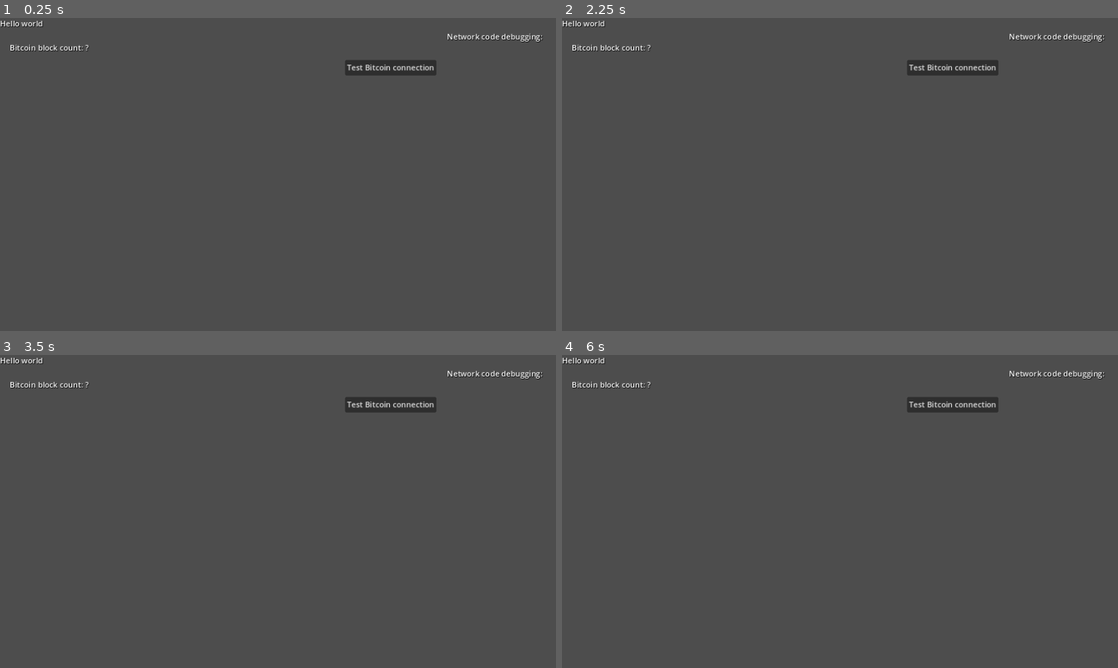
Above: before the commit, frames 1-4 (two rows, left to right).
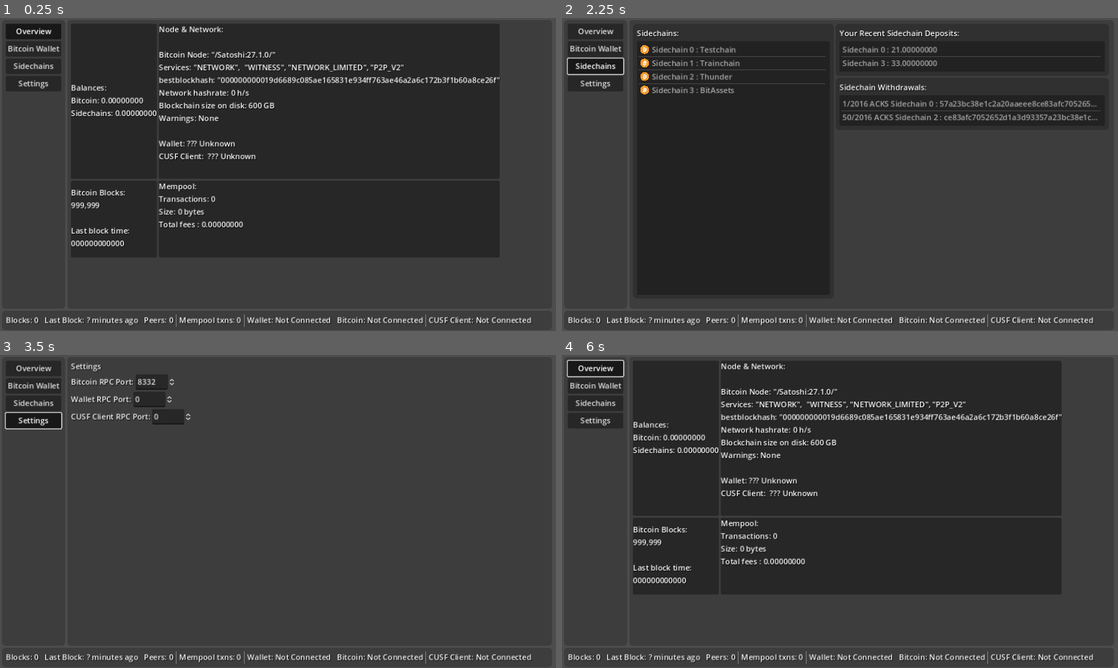
Above: after the commit, the same moments.

Repository: LayerTwo-Labs/BitWindow
Game: Godot game, scene res://scene/main_window.tscn
Same seed, same stepped clock (60 frames per second), same inputs: the game is played once before the commit and once after it.
Inputs (mouse positions are in pixels of both pictures, inside the frame that each line leads up to):
- Up to frame 1 (0.25 s): no input
- Up to frame 2 (2.25 s): click (595, 30) at 0.5 s, where only the run after the commit has a clickable "Overview"; click (595, 49) at 1.25 s, where only the run after the commit has a clickable "Bitcoin Wallet"; click (595, 64) at 2 s, where only the run after the commit has a clickable "Sidechains"
- Up to frame 3 (3.5 s): click (33, 420) at 2.75 s, where only the run after the commit has a clickable "Settings"
- Up to frame 4 (6 s): click (595, 367) at 3.5 s, where only the run after the commit has a clickable "Overview"; click (595, 386) at 4.25 s, where only the run after the commit has a clickable "Bitcoin Wallet"; click (595, 401) at 5 s, where only the run after the commit has a clickable "Sidechains"; click (595, 367) at 5.75 s, where only the run after the commit has a clickable "Overview"

The runs differ from the first frame. In frame 1, 58% of the frame differs, in the area x 0-98%, y 0-99%; in frame 2, 49%; in frame 3, 4.8%; in frame 4, 58%.

Commit message:
Basic main window tabs, overview layout, sc page layout

Diff:
--- a/BitWindow/scene/main_window.tscn
+++ b/BitWindow/scene/main_window.tscn
@@ -1,7 +1,11 @@
-[gd_scene load_steps=3 format=3 uid="uid://ddrak8ln5u67w"]
+[gd_scene load_steps=6 format=3 uid="uid://ddrak8ln5u67w"]
 
 [ext_resource type="Script" path="res://script/main_window.gd" id="1_fxi36"]
 [ext_resource type="PackedScene" uid="uid://ce2mbwdltb3tc" path="res://scene/server.tscn" id="2_335kp"]
+[ext_resource type="StyleBox" uid="uid://do3pgd68vga3c" path="res://theme/background_flat_style_box.tres" id="3_it7rq"]
+[ext_resource type="Texture2D" uid="uid://dddtuaqltlbg7" path="res://image/bitcoin.png" id="4_s21x0"]
+
+[sub_resource type="ButtonGroup" id="ButtonGroup_ifbhb"]
 
 [node name="MainWindow" type="Control"]
 layout_mode = 3
@@ -14,23 +18,331 @@
 
 [node name="Server" parent="." instance=ExtResource("2_335kp")]
 layout_mode = 1
-offset_left = 679.0
-offset_top = 4.0
-offset_right = 679.0
-offset_bottom = 4.0
-
-[node name="Label" type="Label" parent="."]
-layout_mode = 0
-offset_right = 89.0
+offset_left = 1171.0
+offset_top = 5.0
+offset_right = 1171.0
+offset_bottom = 5.0
+
+[node name="MarginContainer" type="MarginContainer" parent="."]
+layout_mode = 0
+offset_right = 1148.0
+offset_bottom = 651.0
+theme_override_constants/margin_left = 4
+theme_override_constants/margin_top = 4
+theme_override_constants/margin_right = 4
+theme_override_constants/margin_bottom = 4
+
+[node name="VBoxContainer" type="VBoxContainer" parent="MarginContainer"]
+layout_mode = 2
+
+[node name="HBoxContainerPageAndPageButtons" type="HBoxContainer" parent="MarginContainer/VBoxContainer"]
+layout_mode = 2
+
+[node name="PanelContainerPageButtons" type="PanelContainer" parent="MarginContainer/VBoxContainer/HBoxContainerPageAndPageButtons"]
+layout_mode = 2
+theme_override_styles/panel = ExtResource("3_it7rq")
+
+[node name="VBoxContainer" type="VBoxContainer" parent="MarginContainer/VBoxContainer/HBoxContainerPageAndPageButtons/PanelContainerPageButtons"]
+layout_mode = 2
+
+[node name="ButtonOverview" type="Button" parent="MarginContainer/VBoxContainer/HBoxContainerPageAndPageButtons/PanelContainerPageButtons/VBoxContainer"]
+layout_mode = 2
+toggle_mode = true
+button_pressed = true
+button_group = SubResource("ButtonGroup_ifbhb")
+text = "Overview"
+
+[node name="ButtonWallet" type="Button" parent="MarginContainer/VBoxContainer/HBoxContainerPageAndPageButtons/PanelContainerPageButtons/VBoxContainer"]
+layout_mode = 2
+toggle_mode = true
+button_group = SubResource("ButtonGroup_ifbhb")
+text = "Bitcoin Wallet"
+
+[node name="ButtonSidechains" type="Button" parent="MarginContainer/VBoxContainer/HBoxContainerPageAndPageButtons/PanelContainerPageButtons/VBoxContainer"]
+layout_mode = 2
+toggle_mode = true
+button_group = SubResource("ButtonGroup_ifbhb")
+text = "Sidechains"
+
+[node name="ButtonSettings" type="Button" parent="MarginContainer/VBoxContainer/HBoxContainerPageAndPageButtons/PanelContainerPageButtons/VBoxContainer"]
+layout_mode = 2
+toggle_mode = true
+button_group = SubResource("ButtonGroup_ifbhb")
+text = "Settings"
+
+[node name="PanelContainerPages" type="PanelContainer" parent="MarginContainer/VBoxContainer/HBoxContainerPageAndPageButtons"]
+clip_contents = true
+custom_minimum_size = Vector2(900, 598)
+layout_mode = 2
+size_flags_horizontal = 3
+theme_override_styles/panel = ExtResource("3_it7rq")
+
+[node name="OverviewPage" type="Control" parent="MarginContainer/VBoxContainer/HBoxContainerPageAndPageButtons/PanelContainerPages"]
+layout_mode = 2
+
+[node name="GridContainer" type="GridContainer" parent="MarginContainer/VBoxContainer/HBoxContainerPageAndPageButtons/PanelContainerPages/OverviewPage"]
+layout_mode = 0
+offset_right = 40.0
+offset_bottom = 40.0
+columns = 2
+
+[node name="PanelContainerBalances" type="PanelContainer" parent="MarginContainer/VBoxContainer/HBoxContainerPageAndPageButtons/PanelContainerPages/OverviewPage/GridContainer"]
+layout_mode = 2
+
+[node name="LabelBalances" type="Label" parent="MarginContainer/VBoxContainer/HBoxContainerPageAndPageButtons/PanelContainerPages/OverviewPage/GridContainer/PanelContainerBalances"]
+layout_mode = 2
+text = "Balances:
+Bitcoin: 0.00000000
+Sidechains: 0.00000000"
+
+[node name="PanelContainerNetworkStats" type="PanelContainer" parent="MarginContainer/VBoxContainer/HBoxContainerPageAndPageButtons/PanelContainerPages/OverviewPage/GridContainer"]
+layout_mode = 2
+
+[node name="LabelNodeInfo" type="Label" parent="MarginContainer/VBoxContainer/HBoxContainerPageAndPageButtons/PanelContainerPages/OverviewPage/GridContainer/PanelContainerNetworkStats"]
+layout_mode = 2
+text = "Node & Network:
+
+Bitcoin Node: \"/Satoshi:27.1.0/\"
+Services: \"NETWORK\",  \"WITNESS\", \"NETWORK_LIMITED\", \"P2P_V2\"
+bestblockhash: \"000000000019d6689c085ae165831e934ff763ae46a2a6c172b3f1b60a8ce26f\"
+Network hashrate: 0 h/s
+Blockchain size on disk: 600 GB
+Warnings: None
+
+Wallet: ??? Unknown
+CUSF Client:  ??? Unknown
+
+"
+
+[node name="PanelContainerBlocks" type="PanelContainer" parent="MarginContainer/VBoxContainer/HBoxContainerPageAndPageButtons/PanelContainerPages/OverviewPage/GridContainer"]
+layout_mode = 2
+
+[node name="LabelBlocks" type="Label" parent="MarginContainer/VBoxContainer/HBoxContainerPageAndPageButtons/PanelContainerPages/OverviewPage/GridContainer/PanelContainerBlocks"]
+layout_mode = 2
+text = "Bitcoin Blocks:
+999,999
+
+Last block time:
+000000000000"
+
+[node name="PanelContainerMempool" type="PanelContainer" parent="MarginContainer/VBoxContainer/HBoxContainerPageAndPageButtons/PanelContainerPages/OverviewPage/GridContainer"]
+layout_mode = 2
+
+[node name="LabelMempool" type="Label" parent="MarginContainer/VBoxContainer/HBoxContainerPageAndPageButtons/PanelContainerPages/OverviewPage/GridContainer/PanelContainerMempool"]
+layout_mode = 2
+text = "Mempool:
+Transactions: 0
+Size: 0 bytes
+Total fees : 0.00000000
+
+
+"
+
+[node name="WalletPage" type="Control" parent="MarginContainer/VBoxContainer/HBoxContainerPageAndPageButtons/PanelContainerPages"]
+visible = false
+layout_mode = 2
+
+[node name="Label" type="Label" parent="MarginContainer/VBoxContainer/HBoxContainerPageAndPageButtons/PanelContainerPages/WalletPage"]
+layout_mode = 0
+offset_right = 40.0
 offset_bottom = 23.0
-text = "Hello world"
-
-[node name="LabelDebugBlockCount" type="Label" parent="."]
-layout_mode = 0
-offset_left = 20.0
-offset_top = 50.0
-offset_right = 60.0
-offset_bottom = 73.0
-text = "Bitcoin block count: ?"
+text = "Wallet
+
+No wallet connected..."
+
+[node name="SidechainPage" type="Control" parent="MarginContainer/VBoxContainer/HBoxContainerPageAndPageButtons/PanelContainerPages"]
+visible = false
+layout_mode = 2
+
+[node name="GridContainer" type="GridContainer" parent="MarginContainer/VBoxContainer/HBoxContainerPageAndPageButtons/PanelContainerPages/SidechainPage"]
+layout_mode = 0
+offset_right = 40.0
+offset_bottom = 40.0
+columns = 2
+
+[node name="EmptyGridItem" type="Control" parent="MarginContainer/VBoxContainer/HBoxContainerPageAndPageButtons/PanelContainerPages/SidechainPage/GridContainer"]
+layout_mode = 2
+
+[node name="HBoxContainer" type="HBoxContainer" parent="MarginContainer/VBoxContainer/HBoxContainerPageAndPageButtons/PanelContainerPages/SidechainPage"]
+layout_mode = 0
+offset_right = 40.0
+offset_bottom = 40.0
+
+[node name="VBoxContainer" type="VBoxContainer" parent="MarginContainer/VBoxContainer/HBoxContainerPageAndPageButtons/PanelContainerPages/SidechainPage/HBoxContainer"]
+layout_mode = 2
+
+[node name="PanelContainerSidechains" type="PanelContainer" parent="MarginContainer/VBoxContainer/HBoxContainerPageAndPageButtons/PanelContainerPages/SidechainPage/HBoxContainer/VBoxContainer"]
+layout_mode = 2
+theme_override_styles/panel = ExtResource("3_it7rq")
+
+[node name="VBoxContainer" type="VBoxContainer" parent="MarginContainer/VBoxContainer/HBoxContainerPageAndPageButtons/PanelContainerPages/SidechainPage/HBoxContainer/VBoxContainer/PanelContainerSidechains"]
+layout_mode = 2
+
+[node name="Label" type="Label" parent="MarginContainer/VBoxContainer/HBoxContainerPageAndPageButtons/PanelContainerPages/SidechainPage/HBoxContainer/VBoxContainer/PanelContainerSidechains/VBoxContainer"]
+layout_mode = 2
+text = "Sidechains:"
+
+[node name="ItemListSidechains" type="ItemList" parent="MarginContainer/VBoxContainer/HBoxContainerPageAndPageButtons/PanelContainerPages/SidechainPage/HBoxContainer/VBoxContainer/PanelContainerSidechains/VBoxContainer"]
+custom_minimum_size = Vector2(400, 525)
+layout_mode = 2
+auto_height = true
+item_count = 4
+icon_scale = 0.02
+item_0/text = "Sidechain 0 : Testchain"
+item_0/icon = ExtResource("4_s21x0")
+item_1/text = "Sidechain 1 : Trainchain"
+item_1/icon = ExtResource("4_s21x0")
+item_2/text = "Sidechain 2 : Thunder"
+item_2/icon = ExtResource("4_s21x0")
+item_3/text = "Sidechain 3 : BitAssets"
+item_3/icon = ExtResource("4_s21x0")
+
+[node name="VBoxContainer2" type="VBoxContainer" parent="MarginContainer/VBoxContainer/HBoxContainerPageAndPageButtons/PanelContainerPages/SidechainPage/HBoxContainer"]
+layout_mode = 2
+
+[node name="PanelContainerDeposit" type="PanelContainer" parent="MarginContainer/VBoxContainer/HBoxContainerPageAndPageButtons/PanelContainerPages/SidechainPage/HBoxContainer/VBoxContainer2"]
+layout_mode = 2
+theme_override_styles/panel = ExtResource("3_it7rq")
+
+[node name="VBoxContainer" type="VBoxContainer" parent="MarginContainer/VBoxContainer/HBoxContainerPageAndPageButtons/PanelContainerPages/SidechainPage/HBoxContainer/VBoxContainer2/PanelContainerDeposit"]
+layout_mode = 2
+
+[node name="Label" type="Label" parent="MarginContainer/VBoxContainer/HBoxContainerPageAndPageButtons/PanelContainerPages/SidechainPage/HBoxContainer/VBoxContainer2/PanelContainerDeposit/VBoxContainer"]
+custom_minimum_size = Vector2(550, 0)
+layout_mode = 2
+text = "Your Recent Sidechain Deposits:"
+
+[node name="ItemList" type="ItemList" parent="MarginContainer/VBoxContainer/HBoxContainerPageAndPageButtons/PanelContainerPages/SidechainPage/HBoxContainer/VBoxContainer2/PanelContainerDeposit/VBoxContainer"]
+layout_mode = 2
+auto_height = true
+item_count = 2
+item_0/text = "Sidechain 0 : 21.00000000"
+item_1/text = "Sidechain 3 : 33.00000000"
+
+[node name="PanelContainerWithdrawals" type="PanelContainer" parent="MarginContainer/VBoxContainer/HBoxContainerPageAndPageButtons/PanelContainerPages/SidechainPage/HBoxContainer/VBoxContainer2"]
+layout_mode = 2
+theme_override_styles/panel = ExtResource("3_it7rq")
+
+[node name="VBoxContainer" type="VBoxContainer" parent="MarginContainer/VBoxContainer/HBoxContainerPageAndPageButtons/PanelContainerPages/SidechainPage/HBoxContainer/VBoxContainer2/PanelContainerWithdrawals"]
+layout_mode = 2
+
+[node name="Label" type="Label" parent="MarginContainer/VBoxContainer/HBoxContainerPageAndPageButtons/PanelContainerPages/SidechainPage/HBoxContainer/VBoxContainer2/PanelContainerWithdrawals/VBoxContainer"]
+layout_mode = 2
+text = "Sidechain Withdrawals:"
+
+[node name="ItemList" type="ItemList" parent="MarginContainer/VBoxContainer/HBoxContainerPageAndPageButtons/PanelContainerPages/SidechainPage/HBoxContainer/VBoxContainer2/PanelContainerWithdrawals/VBoxContainer"]
+layout_mode = 2
+auto_height = true
+item_count = 2
+item_0/text = "1/2016 ACKS Sidechain 0 : 57a23bc38e1c2a20aaeee8ce83afc7052652d1a3d93349d6968947bf59b56042 "
+item_1/text = "50/2016 ACKS Sidechain 2 : ce83afc7052652d1a3d93357a23bc38e1c2a20aaeee849d6968947bf59b56042 "
+
+[node name="SettingPage" type="Control" parent="MarginContainer/VBoxContainer/HBoxContainerPageAndPageButtons/PanelContainerPages"]
+visible = false
+layout_mode = 2
+
+[node name="VBoxContainer" type="VBoxContainer" parent="MarginContainer/VBoxContainer/HBoxContainerPageAndPageButtons/PanelContainerPages/SettingPage"]
+layout_mode = 0
+offset_right = 40.0
+offset_bottom = 40.0
+
+[node name="Label" type="Label" parent="MarginContainer/VBoxContainer/HBoxContainerPageAndPageButtons/PanelContainerPages/SettingPage/VBoxContainer"]
+layout_mode = 2
+text = "Settings"
+
+[node name="HBoxContainer" type="HBoxContainer" parent="MarginContainer/VBoxContainer/HBoxContainerPageAndPageButtons/PanelContainerPages/SettingPage/VBoxContainer"]
+layout_mode = 2
+
+[node name="Label2" type="Label" parent="MarginContainer/VBoxContainer/HBoxContainerPageAndPageButtons/PanelContainerPages/SettingPage/VBoxContainer/HBoxContainer"]
+layout_mode = 2
+text = "Bitcoin RPC Port:
+"
+
+[node name="SpinBox" type="SpinBox" parent="MarginContainer/VBoxContainer/HBoxContainerPageAndPageButtons/PanelContainerPages/SettingPage/VBoxContainer/HBoxContainer"]
+layout_mode = 2
+max_value = 999999.0
+value = 8332.0
+
+[node name="HBoxContainer2" type="HBoxContainer" parent="MarginContainer/VBoxContainer/HBoxContainerPageAndPageButtons/PanelContainerPages/SettingPage/VBoxContainer"]
+layout_mode = 2
+
+[node name="Label2" type="Label" parent="MarginContainer/VBoxContainer/HBoxContainerPageAndPageButtons/PanelContainerPages/SettingPage/VBoxContainer/HBoxContainer2"]
+layout_mode = 2
+text = "Wallet RPC Port:
+"
+
+[node name="SpinBox" type="SpinBox" parent="MarginContainer/VBoxContainer/HBoxContainerPageAndPageButtons/PanelContainerPages/SettingPage/VBoxContainer/HBoxContainer2"]
+layout_mode = 2
+
+[node name="HBoxContainer3" type="HBoxContainer" parent="MarginContainer/VBoxContainer/HBoxContainerPageAndPageButtons/PanelContainerPages/SettingPage/VBoxContainer"]
+layout_mode = 2
+
+[node name="Label2" type="Label" parent="MarginContainer/VBoxContainer/HBoxContainerPageAndPageButtons/PanelContainerPages/SettingPage/VBoxContainer/HBoxContainer3"]
+layout_mode = 2
+text = "CUSF Client RPC Port:
+"
+
+[node name="SpinBox" type="SpinBox" parent="MarginContainer/VBoxContainer/HBoxContainerPageAndPageButtons/PanelContainerPages/SettingPage/VBoxContainer/HBoxContainer3"]
+layout_mode = 2
+
+[node name="PanelContainer" type="PanelContainer" parent="MarginContainer/VBoxContainer"]
+custom_minimum_size = Vector2(1140, 0)
+layout_mode = 2
+size_flags_horizontal = 3
+theme_override_styles/panel = ExtResource("3_it7rq")
+
+[node name="HBoxContainerBottomStatus" type="HBoxContainer" parent="MarginContainer/VBoxContainer/PanelContainer"]
+layout_mode = 2
+
+[node name="LabelNumBlocks" type="Label" parent="MarginContainer/VBoxContainer/PanelContainer/HBoxContainerBottomStatus"]
+layout_mode = 2
+text = "Blocks: 0"
+
+[node name="VSeparator" type="VSeparator" parent="MarginContainer/VBoxContainer/PanelContainer/HBoxContainerBottomStatus"]
+layout_mode = 2
+
+[node name="Label6" type="Label" parent="MarginContainer/VBoxContainer/PanelContainer/HBoxContainerBottomStatus"]
+layout_mode = 2
+text = "Last Block: ? minutes ago"
+
+[node name="VSeparator7" type="VSeparator" parent="MarginContainer/VBoxContainer/PanelContainer/HBoxContainerBottomStatus"]
+layout_mode = 2
+
+[node name="Label" type="Label" parent="MarginContainer/VBoxContainer/PanelContainer/HBoxContainerBottomStatus"]
+layout_mode = 2
+text = "Peers: 0
+"
+
+[node name="VSeparator2" type="VSeparator" parent="MarginContainer/VBoxContainer/PanelContainer/HBoxContainerBottomStatus"]
+layout_mode = 2
+
+[node name="Label2" type="Label" parent="MarginContainer/VBoxContainer/PanelContainer/HBoxContainerBottomStatus"]
+layout_mode = 2
+text = "Mempool txns: 0"
+
+[node name="VSeparator4" type="VSeparator" parent="MarginContainer/VBoxContainer/PanelContainer/HBoxContainerBottomStatus"]
+layout_mode = 2
+
+[node name="Label3" type="Label" parent="MarginContainer/VBoxContainer/PanelContainer/HBoxContainerBottomStatus"]
+layout_mode = 2
+text = "Wallet: Not Connected"
+
+[node name="VSeparator3" type="VSeparator" parent="MarginContainer/VBoxContainer/PanelContainer/HBoxContainerBottomStatus"]
+layout_mode = 2
+
+[node name="Label4" type="Label" parent="MarginContainer/VBoxContainer/PanelContainer/HBoxContainerBottomStatus"]
+layout_mode = 2
+text = "Bitcoin: Not Connected"
+
+[node name="VSeparator5" type="VSeparator" parent="MarginContainer/VBoxContainer/PanelContainer/HBoxContainerBottomStatus"]
+layout_mode = 2
+
+[node name="Label5" type="Label" parent="MarginContainer/VBoxContainer/PanelContainer/HBoxContainerBottomStatus"]
+layout_mode = 2
+text = "CUSF Client: Not Connected"
 
 [connection signal="btc_new_block_count" from="Server" to="." method="_on_server_btc_new_block_count"]
+[connection signal="toggled" from="MarginContainer/VBoxContainer/HBoxContainerPageAndPageButtons/PanelContainerPageButtons/VBoxContainer/ButtonOverview" to="." method="_on_button_overview_toggled"]
+[connection signal="toggled" from="MarginContainer/VBoxContainer/HBoxContainerPageAndPageButtons/PanelContainerPageButtons/VBoxContainer/ButtonWallet" to="." method="_on_button_wallet_toggled"]
+[connection signal="toggled" from="MarginContainer/VBoxContainer/HBoxContainerPageAndPageButtons/PanelContainerPageButtons/VBoxContainer/ButtonSidechains" to="." method="_on_button_sidechains_toggled"]
+[connection signal="toggled" from="MarginContainer/VBoxContainer/HBoxContainerPageAndPageButtons/PanelContainerPageButtons/VBoxContainer/ButtonSettings" to="." method="_on_button_settings_toggled"]
--- a/BitWindow/script/main_window.gd
+++ b/BitWindow/script/main_window.gd
@@ -6,4 +6,32 @@
 
 
 func _on_server_btc_new_block_count(height: int) -> void:
-	$LabelDebugBlockCount.text = str("Bitcoin block count: ", height)
+	$VBoxContainer/HBoxContainerBottomStatus/PanelContainer/LabelNumBlocks.text = str("Bitcoin block count: ", height)
+
+
+func _on_button_overview_toggled(toggled_on: bool) -> void:
+	if toggled_on:
+		$MarginContainer/VBoxContainer/HBoxContainerPageAndPageButtons/PanelContainerPages/OverviewPage.visible = true
+	else:
+		$MarginContainer/VBoxContainer/HBoxContainerPageAndPageButtons/PanelContainerPages/OverviewPage.visible = false
+
+
+func _on_button_wallet_toggled(toggled_on: bool) -> void:
+	if toggled_on:
+		$MarginContainer/VBoxContainer/HBoxContainerPageAndPageButtons/PanelContainerPages/WalletPage.visible = true
+	else:
+		$MarginContainer/VBoxContainer/HBoxContainerPageAndPageButtons/PanelContainerPages/WalletPage.visible = false
+
+
+func _on_button_sidechains_toggled(toggled_on: bool) -> void:
+	if toggled_on:
+		$MarginContainer/VBoxContainer/HBoxContainerPageAndPageButtons/PanelContainerPages/SidechainPage.visible = true
+	else:
+		$MarginContainer/VBoxContainer/HBoxContainerPageAndPageButtons/PanelContainerPages/SidechainPage.visible = false
+
+
+func _on_button_settings_toggled(toggled_on: bool) -> void:
+	if toggled_on:
+		$MarginContainer/VBoxContainer/HBoxContainerPageAndPageButtons/PanelContainerPages/SettingPage.visible = true
+	else:
+		$MarginContainer/VBoxContainer/HBoxContainerPageAndPageButtons/PanelContainerPages/SettingPage.visible = false
